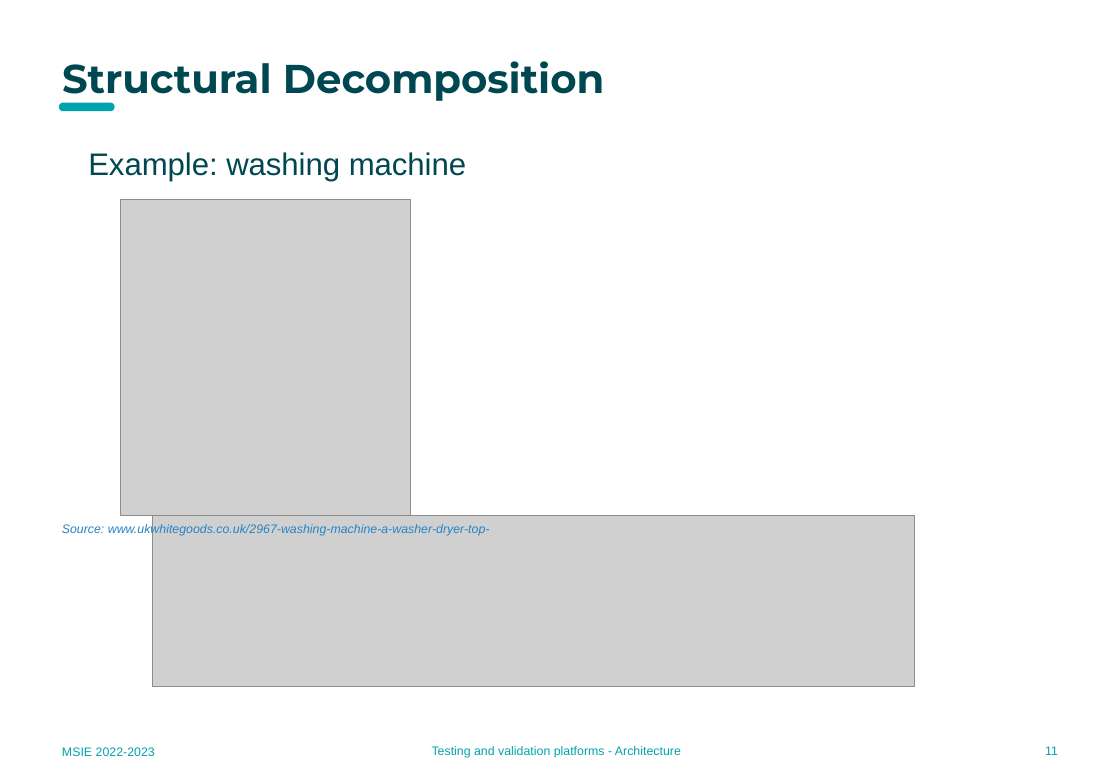
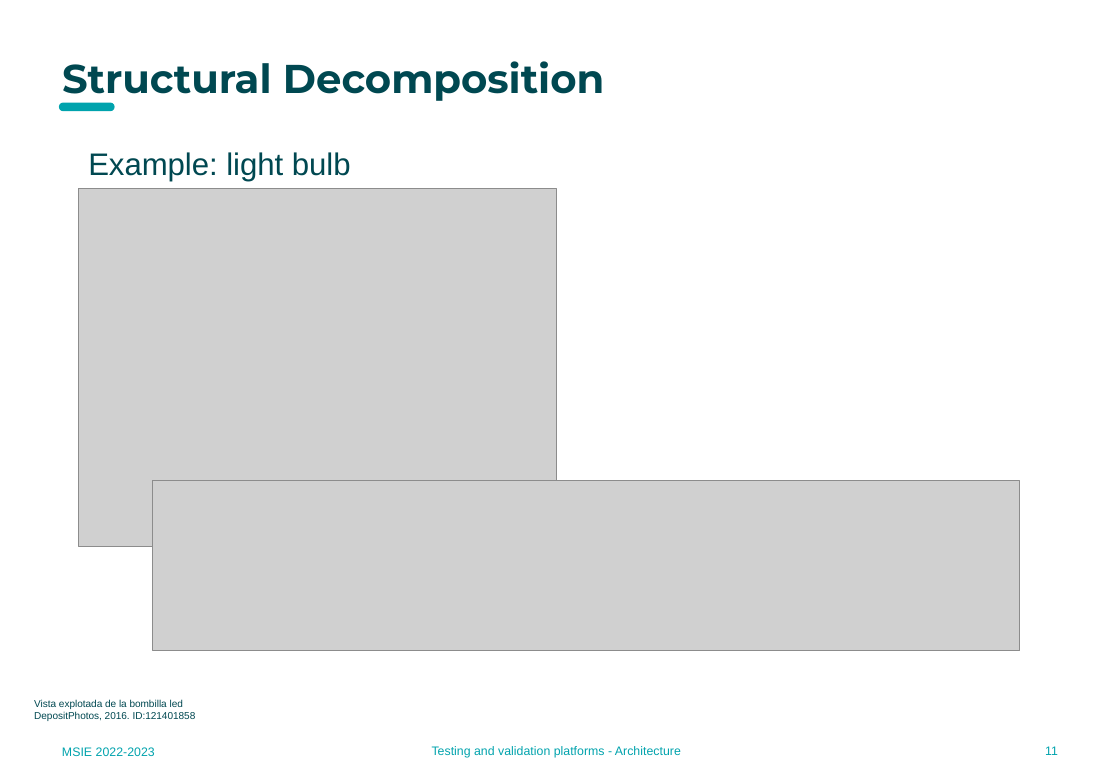
Before and after one commit to MU-MATHWORKS/MODEL-BASED-LIFE-CYCLE-WITH-MATLAB-SIMULINK, a slide deck: slide 11 of PHASE4_Architecture/docs/3.1 Architecure management.pptx. Drawn at 1120x775 pixels with LibreOffice and Linux fonts; fonts in the diff are those of the drawing; grey boxes stand for pictures; background and template pictures are left out. Boxes give left, top, right and bottom in pixels: in the first picture for what was removed or moved away, otherwise in the second. Text is boxed around its words. In the diff, an @@ line names an element or a change of style, - is before the commit and + after.

```diff
--- a/PHASE4_Architecture/docs/3.1 Architecure management.pptx
+++ b/PHASE4_Architecture/docs/3.1 Architecure management.pptx
@@ text at (88, 152, 351, 182): text changed @@
-Example: washing machine
+Example: light bulb
@@ picture: place and size @@
-picture at (121, 200, 412, 516)
+picture at (79, 188, 556, 547)
@@ picture: place and size @@
-picture at (153, 516, 915, 687)
+picture at (153, 481, 1021, 650)
@@ text removed at (62, 523, 490, 536) @@
-Source: www.ukwhitegoods.co.uk/2967-washing-machine-a-washer-dryer-top-
@@ text added at (34, 699, 196, 721), 7 pt, text #004851 @@
+Vista explotada de la bombilla led
+DepositPhotos, 2016. ID:121401858
```
Also in this commit, not shown: 3 other slides changed, 1 slide removed.
